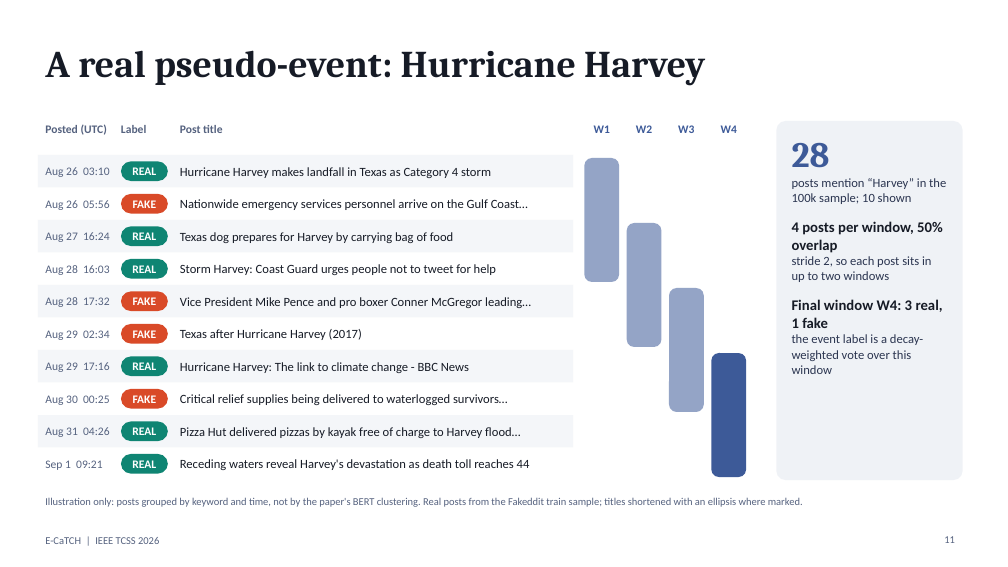
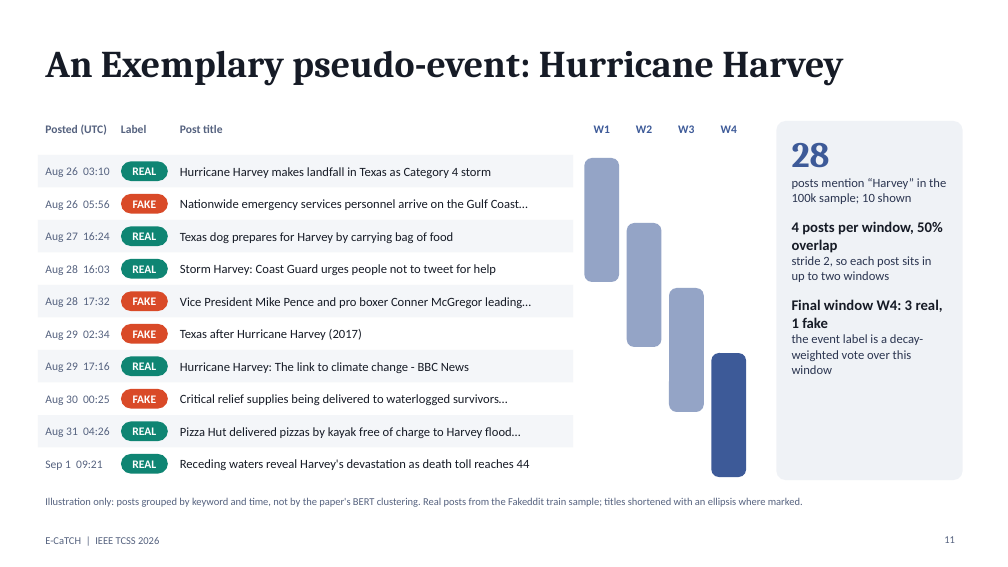
Before and after one commit to amousavi1/amousavi1.github.io, a slide deck: slide 11 of talks/georgetown-2026-ecatch/E-CaTCH_presentation_complete.pptx. Drawn at 1008x567 pixels with LibreOffice and Linux fonts; fonts in the diff are those of the drawing. Boxes give left, top, right and bottom in pixels: in the first picture for what was removed or moved away, otherwise in the second. Text is boxed around its words. In the diff, an @@ line names an element or a change of style, - is before the commit and + after.

```diff
--- a/talks/georgetown-2026-ecatch/E-CaTCH_presentation_complete.pptx
+++ b/talks/georgetown-2026-ecatch/E-CaTCH_presentation_complete.pptx
@@ title at bbox=[45, 50, 843, 86]: text changed @@
-A real pseudo-event: Hurricane Harvey
+An Exemplary pseudo-event: Hurricane Harvey
```
Also in this commit, not shown: 10 other slides changed.
